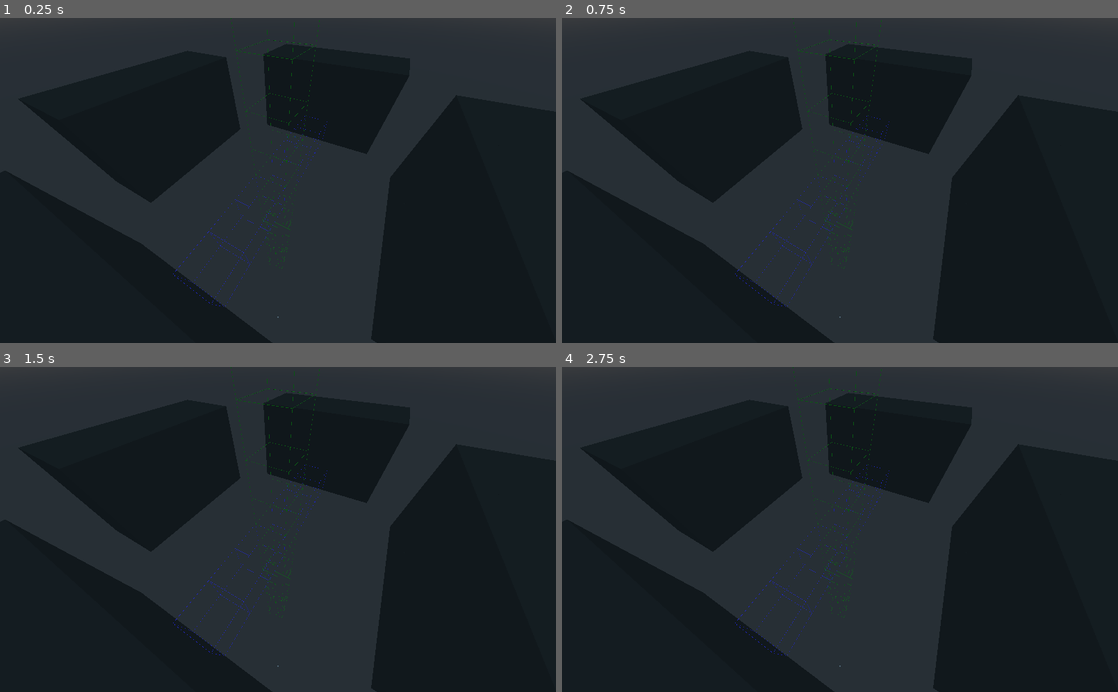
Above: before the commit, frames 1-4 (two rows, left to right).
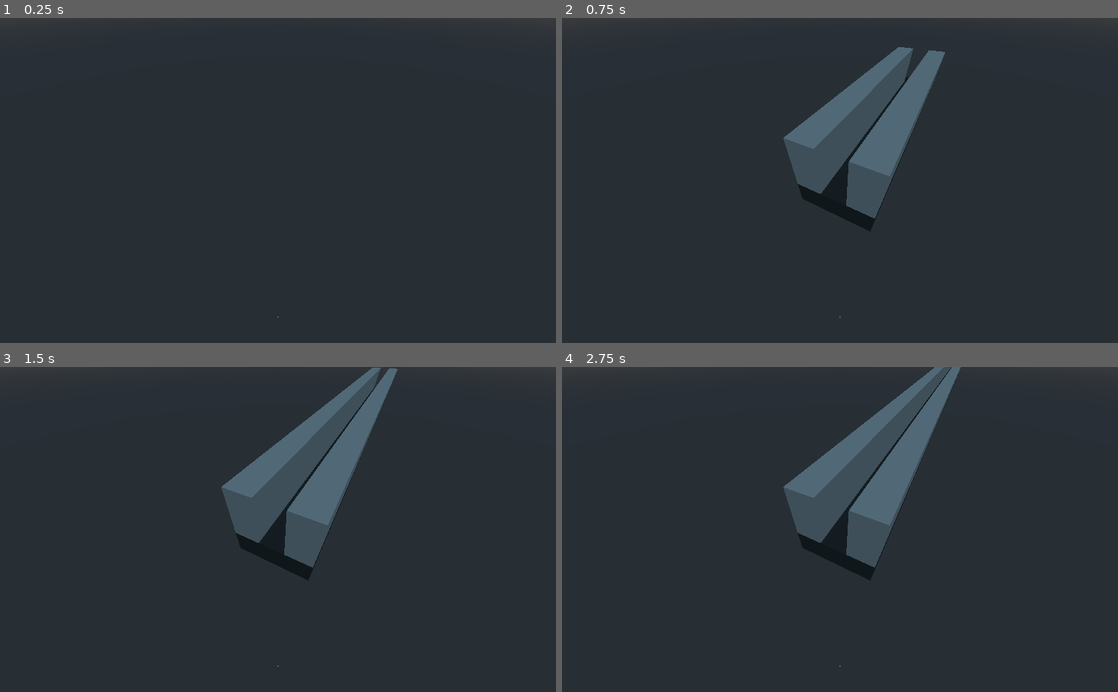
Above: after the commit, the same moments.

Repository: kumquat-ir/rand-dungeon-gen
Game: Godot game, scene res://World.tscn
Two runs of this game, one before a commit and one after it. Both use one fixed random seed, a clock stepped at 60 frames per second and the inputs below.
Inputs:
- Up to frame 1 (0.25 s): no input
- Up to frame 2 (0.75 s): tap Enter (ui_accept) at 0.5, 0.6 s
- Up to frame 3 (1.5 s): tap Enter (ui_accept) at 0.77, 1.07, 1.35 s
- Up to frame 4 (2.75 s): tap Enter (ui_accept) at 1.52, 1.82, 2, 2.1 s

The runs differ from the first frame. In frame 1, 34% of the frame differs, in the area x 1-100%, y 0-100%; in frame 2, 38%; in frame 3, 39%; in frame 4, 39%.

Commit message:
first actual generation

Diff:
--- a/World.gd
+++ b/World.gd
@@ -26,7 +26,7 @@
 #12:	choose side passage
 var genHooks:Array = [
 	[
-		[0, 0, 0, 0], [0]
+		[0, 0, 0, 1], [3]
 	]
 ]
 
@@ -41,15 +41,6 @@
 		rng.randomize()
 	else:
 		rng.set_seed(hash(setSeed))
-	for dir in range(4):
-		var dsl = dirSum2([5, 2, 0, 0], dir)
-		var dss = dirSum2([0, 4, 2, 0], dir)
-		print(prismArray(dsl[0], 3, dsl[1], dss[0], 0, dss[1]))
-		$tiles.setPrism(dsl[0], 3, dsl[1], dss[0], 0, dss[1], 2)
-	$"tile-metadata".setLine(AXIS_Y, 20, 0, -10, 0, 1)
-	$"tile-metadata".setLine(AXIS_X, 20, -10, 0, 0, 2)
-	$"tile-metadata".setLine(AXIS_Z, 20, 0, 0, -10, 3)
-	$"tile-metadata".setSingle(0, 0, 0, 0)
 
 func _process(_delta):
 	if Input.is_action_just_pressed("ui_accept"):
@@ -65,11 +56,11 @@
 func genStep():
 	if len(genHooks) == 0:
 		print("no hooks left to generate")
-		return
+		return 1
 	if len(genHooks[0]) != 2 or len(genHooks[0][0]) != 4 or len(genHooks[0][1]) < 1:
 		printerr("malformed hook " + str(genHooks[0]) + ", removing")
 		genHooks.remove(0)
-		return
+		return 0
 	var x = genHooks[0][0][0]
 	var y = genHooks[0][0][1]
 	var z = genHooks[0][0][2]
@@ -77,19 +68,19 @@
 	var dir = genHooks[0][1][0]
 	match symbol:
 		0:
-			print("generating start room at " + str(x) +  "/" + str(y) + "/" + str(z) + "-" + str(dir))
+			print("generating start room at " + str(x) +  "/" + str(y) + "/" + str(z) + "|" + str(dir))
 			genStart(x, y, z, dir)
 		1:
-			print("generating 5ft passage at " + str(x) +  "/" + str(y) + "/" + str(z) + "-" + str(dir))
+			print("generating 5ft passage at " + str(x) +  "/" + str(y) + "/" + str(z) + "|" + str(dir))
 			gen5pass(x, y, z, dir)
 		2:
-			print("generating 10ft passage at " + str(x) +  "/" + str(y) + "/" + str(z) + "-" + str(dir))
+			print("generating 10ft passage at " + str(x) +  "/" + str(y) + "/" + str(z) + "|" + str(dir))
 			gen10pass(x, y, z, dir)
 		3:
-			print("generating 20ft passage at " + str(x) +  "/" + str(y) + "/" + str(z) + "-" + str(dir))
+			print("generating 20ft passage at " + str(x) +  "/" + str(y) + "/" + str(z) + "|" + str(dir))
 			gen20pass(x, y, z, dir)
 		4:
-			print("generating 30ft passage at " + str(x) +  "/" + str(y) + "/" + str(z) + "-" + str(dir))
+			print("generating 30ft passage at " + str(x) +  "/" + str(y) + "/" + str(z) + "|" + str(dir))
 			gen30pass(x, y, z, dir)
 		5:
 			if len(genHooks[0][1] != 4):
@@ -99,39 +90,58 @@
 				var h = genHooks[0][1][2]
 				var gallery = genHooks[0][1][2]
 				print("generating 40ft passage (" + str(pillars) + "/" + str(h) + "/" + str(gallery) +
-						") at " + str(x) +  "/" + str(y) + "/" + str(z) + "-" + str(dir))
+						") at " + str(x) +  "/" + str(y) + "/" + str(z) + "|" + str(dir))
 				gen40pass(x, y, z, dir, pillars, h, gallery)
 		6:
-			print("generating door at " + str(x) +  "/" + str(y) + "/" + str(z) + "-" + str(dir))
+			print("generating door at " + str(x) +  "/" + str(y) + "/" + str(z) + "|" + str(dir))
 			genDoor(x, y, z, dir)
 		7:
-			print("generating beyond door at " + str(x) +  "/" + str(y) + "/" + str(z) + "-" + str(dir))
+			print("generating beyond door at " + str(x) +  "/" + str(y) + "/" + str(z) + "|" + str(dir))
 			genPastDoor(x, y, z, dir)
 		8:
-			print("generating chamber at " + str(x) +  "/" + str(y) + "/" + str(z) + "-" + str(dir))
+			print("generating chamber at " + str(x) +  "/" + str(y) + "/" + str(z) + "|" + str(dir))
 			genRoom(x, y, z, dir)
 		9:
-			print("generating chamber exit at " + str(x) +  "/" + str(y) + "/" + str(z) + "-" + str(dir))
+			print("generating chamber exit at " + str(x) +  "/" + str(y) + "/" + str(z) + "|" + str(dir))
 			genRoomExit(x, y, z, dir)
 		10:
-			print("generating stairs at " + str(x) +  "/" + str(y) + "/" + str(z) + "-" + str(dir))
+			print("generating stairs at " + str(x) +  "/" + str(y) + "/" + str(z) + "|" + str(dir))
 			genStairs(x, y, z, dir)
 		11:
-			print("choosing passage for " + str(x) +  "/" + str(y) + "/" + str(z) + "-" + str(dir))
+			print("choosing passage for " + str(x) +  "/" + str(y) + "/" + str(z) + "|" + str(dir))
 			choosePass(x, y, z, dir)
 		12:
-			print("choosing side passage for " + str(x) +  "/" + str(y) + "/" + str(z) + "-" + str(dir))
+			print("choosing side passage for " + str(x) +  "/" + str(y) + "/" + str(z) + "|" + str(dir))
 			chooseSidePass(x, y, z, dir)
 		_:
 			printerr("found unknown gen symbol " + str(symbol) + " at " + str(x) +
-					"/" + str(y) + "/" + str(z) + "-" + str(dir) + ", removing")
+					"/" + str(y) + "/" + str(z) + "|" + str(dir) + ", removing")
 	genHooks.remove(0)
+	return 0
 
 func genStart(x:int, y:int, z:int, dir:int):
 	pass
 
 func gen5pass(x:int, y:int, z:int, dir:int):
-	pass
+	var bounds = dirSum2([3, 7, 0, 0], dir)
+	var origin = dirSum2([0, 0, 1, 0], dir)
+	var exclude = range(2, 21)
+	if not checkArray(prismArray(bounds[0], 3, bounds[1], origin[0] + x, y, origin[1] + z)):
+		exclude.append(1)
+	match roll(20, exclude):
+		1:
+			print("30ft straight, continue")
+			bounds = dirSum2([3, 7, 0, 0], dir)
+			origin = dirSum2([0, 0, 1, 0], dir)
+			$tiles.setPlane(PLANE_XZ, bounds[0], bounds[1], origin[0] + x, y - 1, origin[1] + z, 2)
+			bounds = dirSum2([0, 6, 0, 0], dir)
+			$tiles.setPrism(bounds[0], 2, bounds[1], origin[0] + x, y, origin[1] + z, 1)
+			origin = dirSum2([1, 0, 0, 0], dir)
+			$tiles.setPrism(bounds[0], 2, bounds[1], origin[0] + x, y, origin[1] + z, 1)
+			var disp = dirSum2([0, 6, 0, 0], dir)
+			genHooks.append([
+				[disp[0] + x, y, disp[1] + z, 1],
+			[dir]])
 
 func gen10pass(x:int, y:int, z:int, dir:int):
 	pass
